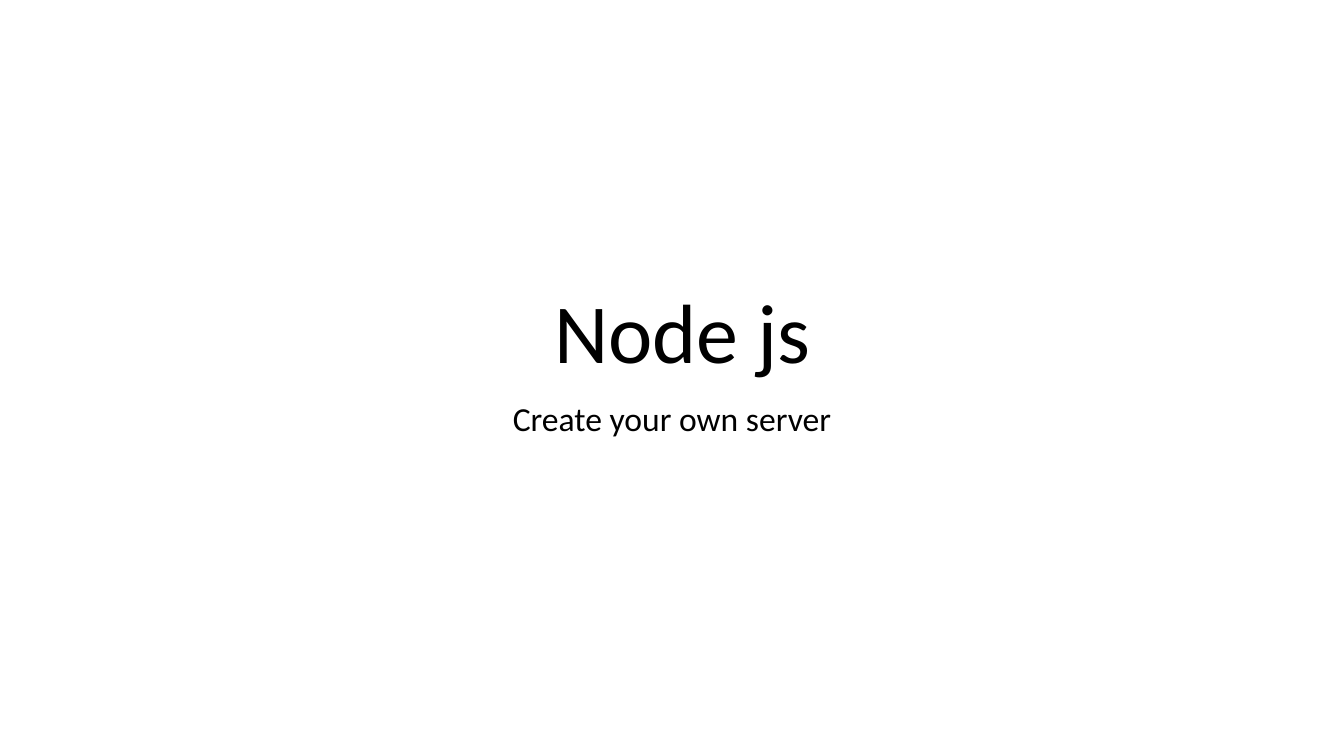
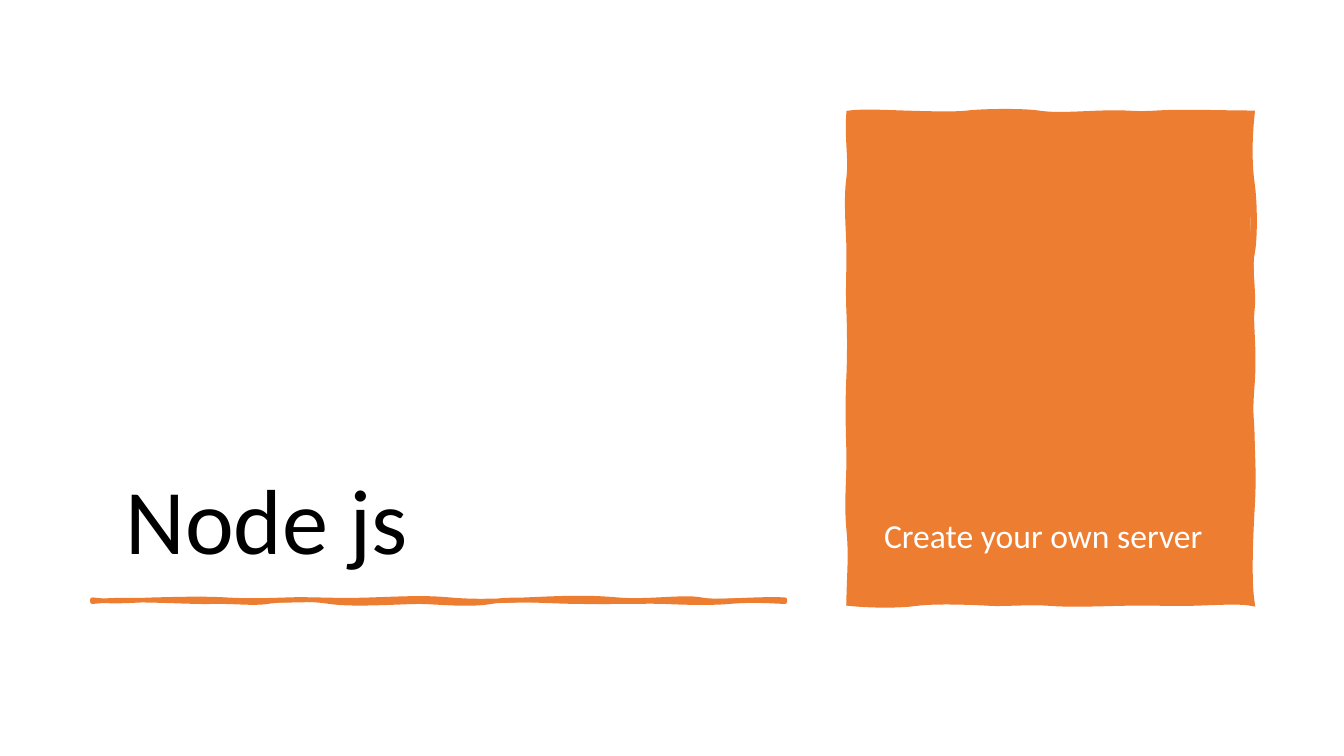
Before and after one commit to 1shaked/full-stack, a slide deck: slide 1 of 26ass/Node intro.pptx. Drawn at 1344x756 pixels with LibreOffice and Linux fonts; fonts in the diff are those of the drawing. Boxes give left, top, right and bottom in pixels: in the first picture for what was removed or moved away, otherwise in the second. Text is boxed around its words. In the diff, an @@ line names an element or a change of style, - is before the commit and + after.

```diff
--- a/26ass/Node intro.pptx
+++ b/26ass/Node intro.pptx
@@ freeform shape added at [850,114,1252,603], fill #ED7D31, outline #ED7D31 4.5 pt @@
@@ title "Node js": place and size @@
-title "Node js" at [554,304,811,378]
+title "Node js" at [126,490,407,570]
@@ title "Node js" at [126,490,407,570]: size 60 to 66 pt; alignment centre to left @@
@@ subtitle "Create your own server": place and size @@
-subtitle "Create your own server" at [513,409,831,437]
+subtitle "Create your own server" at [884,526,1202,554]
@@ subtitle "Create your own server" at [884,526,1202,554]: text colour #000000 to #FFFFFF; alignment centre to left; vertical alignment top to bottom @@
@@ freeform shape added at [93,600,785,602], fill #ED7D31, outline #ED7D31 3.25 pt @@
```
Also in this commit, not shown: 11 other slides changed, 19 slides added, 31 other files.
